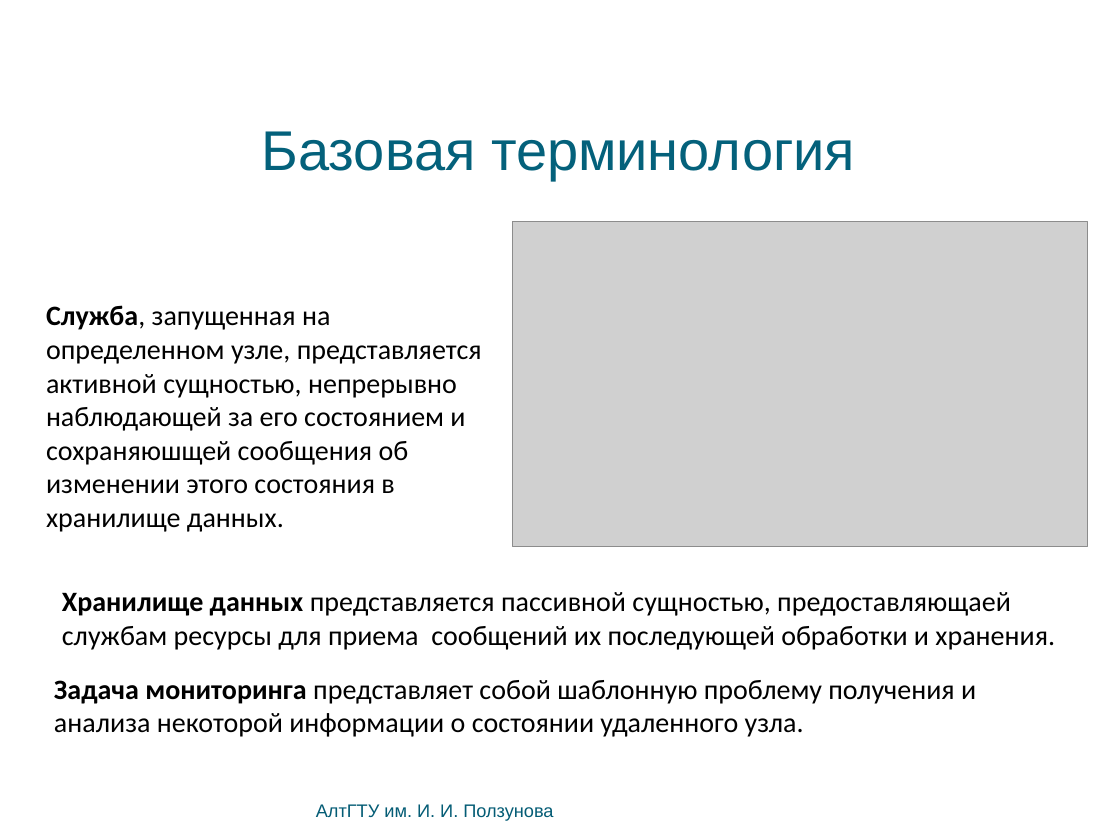
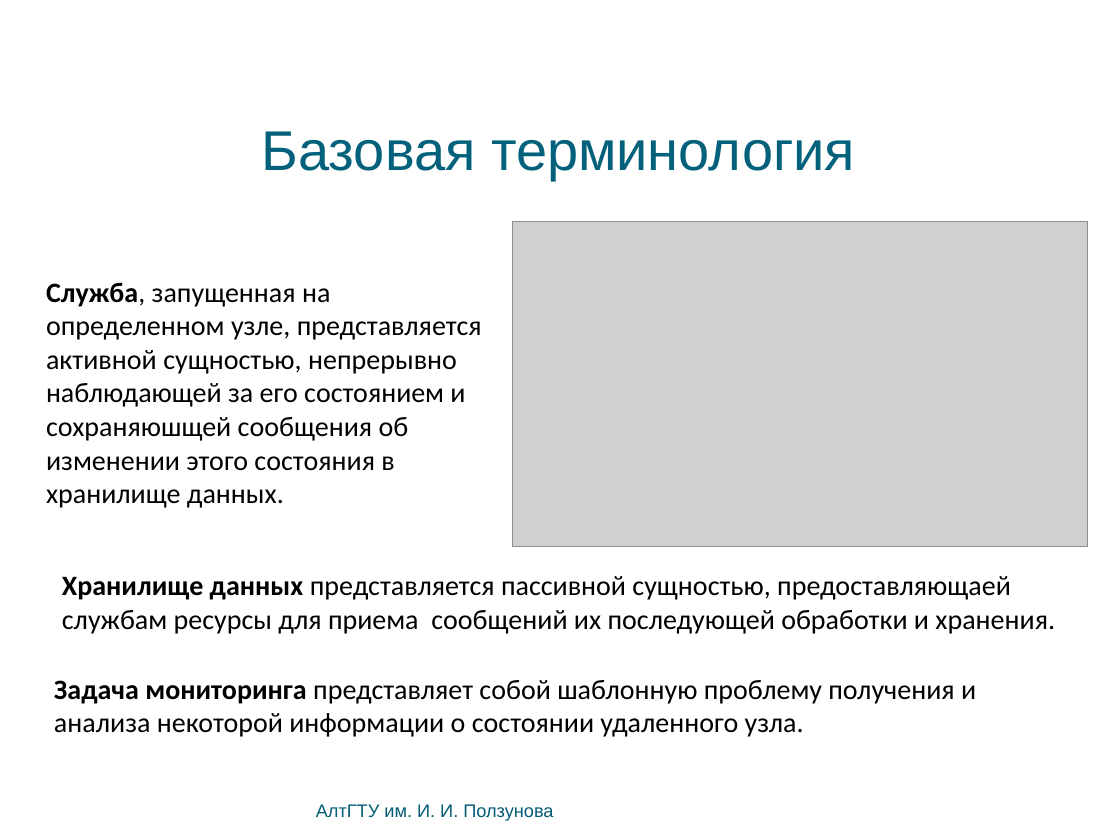
Before and after one commit to bluerain/snoopy, a slide deck: slide 5 of diploma/trunk/ppt/kostyukov.pptx. Drawn at 1120x840 pixels with LibreOffice and Linux fonts; fonts in the diff are those of the drawing; grey boxes stand for pictures; background and template pictures are left out. Boxes give left, top, right and bottom in pixels: in the first picture for what was removed or moved away, otherwise in the second. Text is boxed around its words. In the diff, an @@ line names an element or a change of style, - is before the commit and + after.

```diff
--- a/diploma/trunk/ppt/kostyukov.pptx
+++ b/diploma/trunk/ppt/kostyukov.pptx
@@ text "Служба, запущенная на определенном узле, ...": place and size @@
-text "Служба, запущенная на определенном узле, ..." at (46, 305, 482, 532)
+text "Служба, запущенная на определенном узле, ..." at (46, 282, 482, 508)
@@ text "Хранилище данных представляется пассивной сущностью, ...": place and size @@
-text "Хранилище данных представляется пассивной сущностью, ..." at (62, 592, 1055, 650)
+text "Хранилище данных представляется пассивной сущностью, ..." at (62, 576, 1055, 634)
```
Also in this commit, not shown: 5 other slides changed.
